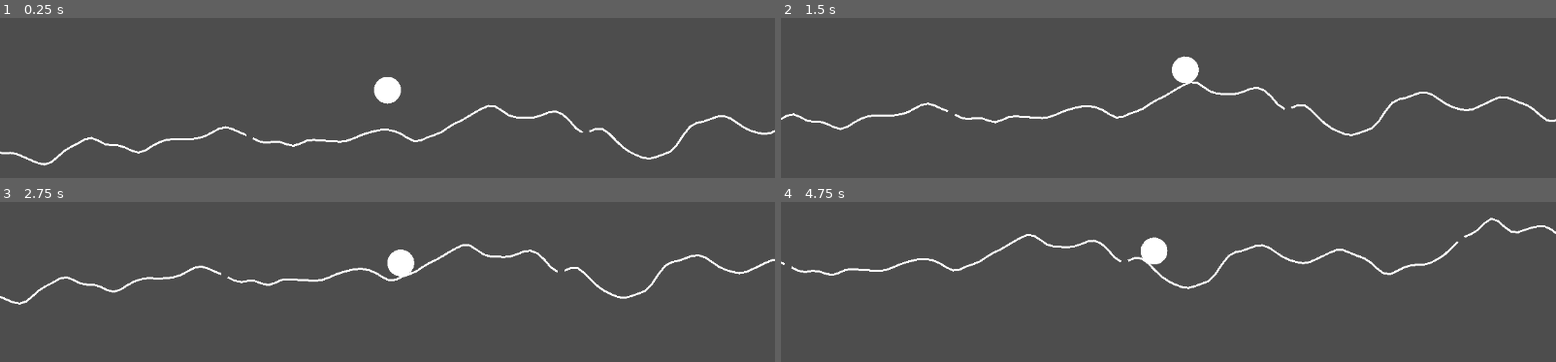
Above: before the commit, frames 1-4 (two rows, left to right).
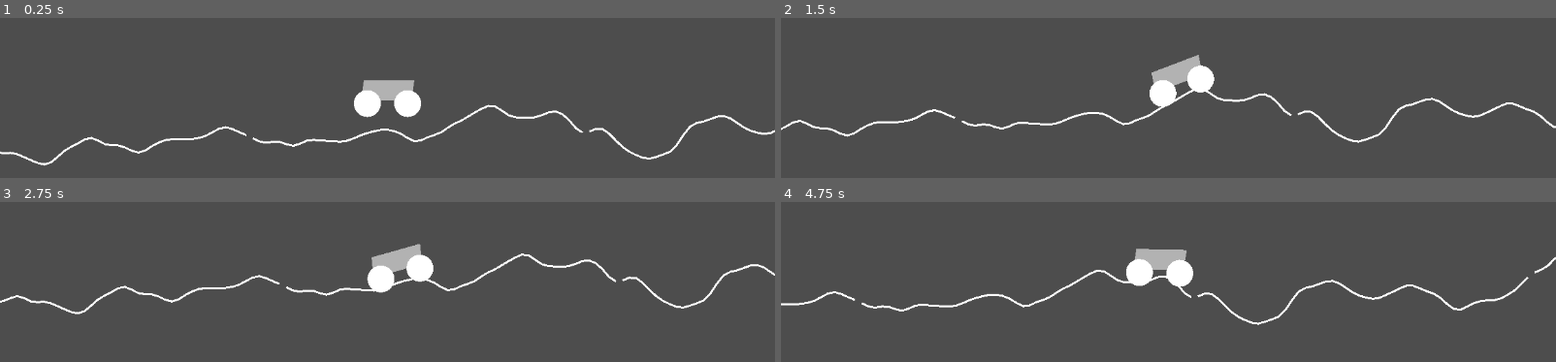
Above: after the commit, the same moments.

Repository: choe050919/Rider-Prototype
Game: Godot game, scene res://scenes/main.tscn
Two runs of this game, one before a commit and one after it. Both use one fixed random seed, a clock stepped at 60 frames per second and the inputs below.
Inputs:
- Up to frame 1 (0.25 s): no input
- Up to frame 2 (1.5 s): hold Right (ui_right) 0.53-1.28 s; hold Left (ui_left) from 1.28 s (still down)
- Up to frame 3 (2.75 s): release Left (ui_left) at 2.03 s; hold Right (ui_right) from 2.03 s (still down)
- Up to frame 4 (4.75 s): release Right (ui_right) at 3.53 s; hold Left (ui_left) from 3.53 s (still down)

The runs differ from the first frame. In frame 1, 1.6% of the frame differs, in the area x 45-55%, y 36-63%; in frame 2, 4.5%; in frame 3, 4.6%; in frame 4, 5.0%, in the area x 0-100%, y 9-77%.

Commit message:
차량 추가.

Diff:
--- a/scenes/main.tscn
+++ b/scenes/main.tscn
@@ -1,14 +1,14 @@
 [gd_scene load_steps=3 format=3 uid="uid://rftifjbgje2d"]
 
 [ext_resource type="Script" uid="uid://0jxjaimbgjko" path="res://src/terrain/terrain_manager.gd" id="1_terrain_manager"]
-[ext_resource type="PackedScene" path="res://scenes/ball.tscn" id="2_ball"]
+[ext_resource type="PackedScene" uid="uid://vehicle004" path="res://scenes/vehicle.tscn" id="2_vehicle"]
 
 [node name="Main" type="Node2D"]
 
-[node name="Ball" parent="." instance=ExtResource("2_ball")]
+[node name="Vehicle" parent="." instance=ExtResource("2_vehicle")]
 position = Vector2(200, 200)
 
 [node name="TerrainManager" type="Node2D" parent="." node_paths=PackedStringArray("target")]
 script = ExtResource("1_terrain_manager")
-target = NodePath("../Ball")
+target = NodePath("../Vehicle")
 frequency = 0.002
--- /dev/null
+++ b/scenes/vehicle.tscn
@@ -0,0 +1,72 @@
+[gd_scene load_steps=6 format=3 uid="uid://vehicle004"]
+
+[ext_resource type="Script" path="res://src/vehicle/vehicle.gd" id="1_vehicle"]
+[ext_resource type="Script" path="res://src/ball/ball_visual.gd" id="2_wheel_visual"]
+
+[sub_resource type="RectangleShape2D" id="RectangleShape2D_body"]
+size = Vector2(80, 30)
+
+[sub_resource type="CircleShape2D" id="CircleShape2D_wheel"]
+radius = 15.0
+
+[sub_resource type="PhysicsMaterial" id="PhysicsMaterial_1"]
+friction = 0.8
+
+[node name="Vehicle" type="Node2D"]
+script = ExtResource("1_vehicle")
+
+[node name="Body" type="RigidBody2D" parent="."]
+mass = 3.0
+
+[node name="BodyVisual" type="Polygon2D" parent="Body"]
+color = Color(0.7, 0.7, 0.7, 1)
+polygon = PackedVector2Array(-35, -15, 40, -15, 35, 15, -40, 15)
+
+[node name="CollisionShape2D" type="CollisionShape2D" parent="Body"]
+shape = SubResource("RectangleShape2D_body")
+
+[node name="Camera2D" type="Camera2D" parent="Body"]
+position_smoothing_enabled = true
+position_smoothing_speed = 5.0
+
+[node name="FrontWheel" type="RigidBody2D" parent="."]
+position = Vector2(30, 20)
+mass = 0.5
+physics_material_override = SubResource("PhysicsMaterial_1")
+
+[node name="WheelVisual" type="Polygon2D" parent="FrontWheel"]
+script = ExtResource("2_wheel_visual")
+
+[node name="CollisionShape2D" type="CollisionShape2D" parent="FrontWheel"]
+shape = SubResource("CircleShape2D_wheel")
+
+[node name="RayCast2D" type="RayCast2D" parent="FrontWheel"]
+target_position = Vector2(0, 20)
+collide_with_areas = false
+collide_with_bodies = true
+
+[node name="PinJoint2D" type="PinJoint2D" parent="FrontWheel"]
+node_a = NodePath("../../Body")
+node_b = NodePath("..")
+softness = 0.0
+
+[node name="RearWheel" type="RigidBody2D" parent="."]
+position = Vector2(-30, 20)
+mass = 0.5
+physics_material_override = SubResource("PhysicsMaterial_1")
+
+[node name="WheelVisual" type="Polygon2D" parent="RearWheel"]
+script = ExtResource("2_wheel_visual")
+
+[node name="CollisionShape2D" type="CollisionShape2D" parent="RearWheel"]
+shape = SubResource("CircleShape2D_wheel")
+
+[node name="RayCast2D" type="RayCast2D" parent="RearWheel"]
+target_position = Vector2(0, 20)
+collide_with_areas = false
+collide_with_bodies = true
+
+[node name="PinJoint2D" type="PinJoint2D" parent="RearWheel"]
+node_a = NodePath("../../Body")
+node_b = NodePath("..")
+softness = 0.0
--- /dev/null
+++ b/src/vehicle/body_visual.gd
@@ -0,0 +1,19 @@
+extends Polygon2D
+
+@export var width: float = 80.0
+@export var height: float = 40.0
+
+func _ready():
+	draw_box()
+
+func draw_box():
+	var half_w = width / 2
+	var half_h = height / 2
+
+	self.polygon = PackedVector2Array([
+		Vector2(-half_w, -half_h),
+		Vector2(half_w, -half_h),
+		Vector2(half_w, half_h),
+		Vector2(-half_w, half_h)
+	])
+	self.color = Color(0.8, 0.8, 0.8, 1.0)  # 회색
--- /dev/null
+++ b/src/vehicle/vehicle.gd
@@ -0,0 +1,28 @@
+extends Node2D
+
+@onready var front_wheel = $FrontWheel
+@onready var rear_wheel = $RearWheel
+@onready var front_ray = $FrontWheel/RayCast2D
+@onready var rear_ray = $RearWheel/RayCast2D
+
+@export var drive_force: float = 3000.0
+
+func _physics_process(delta):
+	handle_input()
+
+func handle_input():
+	var force = Vector2.ZERO
+
+	if Input.is_action_pressed("ui_right"):
+		force.x = drive_force
+
+	if Input.is_action_pressed("ui_left"):
+		force.x = -drive_force
+
+	if force != Vector2.ZERO:
+		# 접지된 바퀴에만 힘 적용
+		if front_ray.is_colliding():
+			front_wheel.apply_force(force)
+
+		if rear_ray.is_colliding():
+			rear_wheel.apply_force(force)
--- /dev/null
+++ b/src/vehicle/wheel_visual.gd
@@ -0,0 +1,18 @@
+extends Polygon2D
+
+@export var radius: float = 15.0
+@export var segments: int = 32
+
+func _ready():
+	draw_circle_polygon()
+
+func draw_circle_polygon():
+	var points = PackedVector2Array()
+
+	for i in range(segments):
+		var angle = (i / float(segments)) * TAU
+		var point = Vector2(cos(angle), sin(angle)) * radius
+		points.append(point)
+
+	self.polygon = points
+	self.color = Color.WHITE
Not shown, added: src/vehicle/body_visual.gd.uid
Not shown, added: src/vehicle/vehicle.gd.uid
Not shown, added: src/vehicle/wheel_visual.gd.uid
